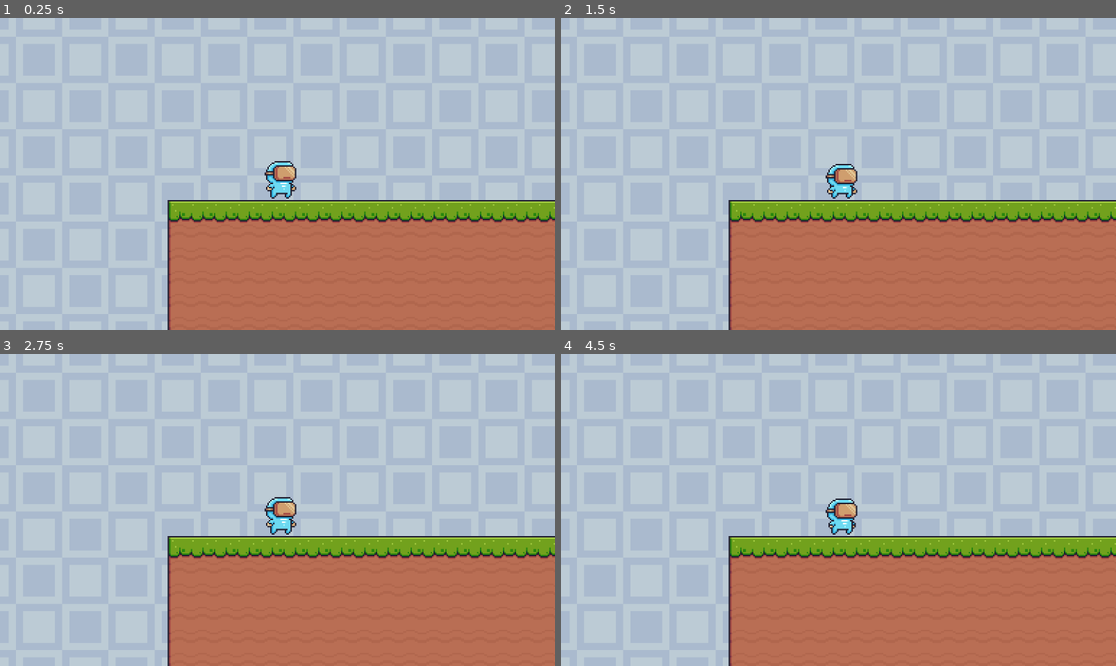
Above: before the commit, frames 1-4 (two rows, left to right).
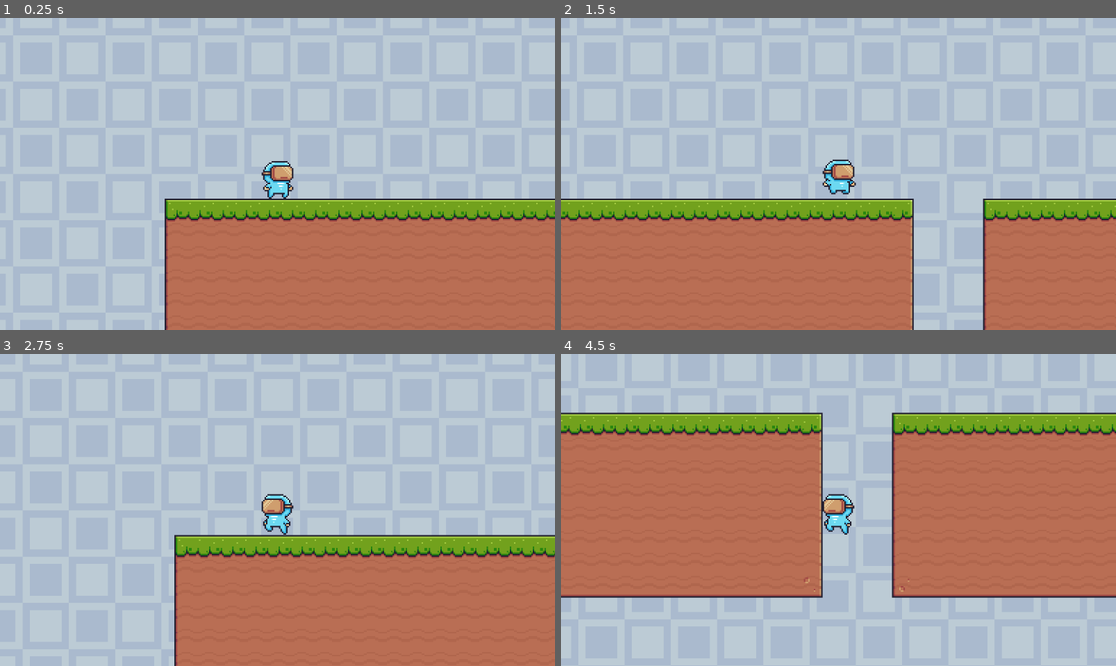
Above: after the commit, the same moments.

Repository: Zarlden/Syncronauts
Game: Godot game, scene res://Level/level_1.tscn
The game is run twice, just before and just after one commit, with the same random seed, the same clock (stepped at 60 frames per second) and the same inputs.
Inputs:
- Up to frame 1 (0.25 s): no input
- Up to frame 2 (1.5 s): hold D (Right) from 0.53 s (still down); tap Space (Jump) at 0.77 s
- Up to frame 3 (2.75 s): tap Space (Jump) at 1.52 s; release D (Right) at 2.03 s; hold A (Left) from 2.03 s (still down)
- Up to frame 4 (4.5 s): release A (Left) at 2.78 s; hold D (Right) 2.78-4.28 s; tap Space (Jump) at 3.02, 3.77 s; hold A (Left) from 4.28 s (still down)

The runs differ from the first frame. In frame 1, 3.3% of the frame differs, in the area x 29-100%, y 45-100%; in frame 2, 21%; in frame 3, 3.7%; in frame 4, 64%, in the area x 0-100%, y 18-100%.
Error before the commit: Parse Error: Identifier "colour" not declared in the current scope. (res://Player/PlayerAction.gd:15)

Commit message:
code

Diff:
--- a/Level/level_1.tscn
+++ b/Level/level_1.tscn
@@ -6,9 +6,7 @@
 [ext_resource type="PackedScene" uid="uid://tx2b8op8wdw5" path="res://Level/level_boundary.tscn" id="7_frwn5"]
 [ext_resource type="PackedScene" uid="uid://bqtpmqybxghfy" path="res://Interactable_Objects/checkpoint.tscn" id="7_o57h3"]
 [ext_resource type="PackedScene" uid="uid://ch6pmxvx21fnd" path="res://platform/movingPlatform.tscn" id="7_srvaw"]
-[ext_resource type="PackedScene" uid="uid://kg1u26jurwmi" path="res://Interactable_Objects/pressure_plate.tscn" id="8_3y1xg"]
 [ext_resource type="PackedScene" uid="uid://pouw3u2i4c6d" path="res://Interactable_Objects/goal.tscn" id="8_4cfu4"]
-[ext_resource type="PackedScene" uid="uid://bsiws3mb0k8nt" path="res://Interactable_Objects/Barrier/Barrier.tscn" id="8_wep5m"]
 
 [sub_resource type="TileSetAtlasSource" id="TileSetAtlasSource_vhq63"]
 texture = ExtResource("1_7l7et")
--- a/Player/PlayerAction.gd
+++ b/Player/PlayerAction.gd
@@ -4,7 +4,7 @@
 const SPEED = 200.0
 const JUMP_VELOCITY = -225.0
 const colourNode = preload("res://ColourNode.gd")
-const COLOR = colourNode.colourSet.BLUE
+var colour = colourNode.colourSet.BLUE
 
 # Get the gravity from the project settings to be synced with RigidBody nodes.
 var gravity = ProjectSettings.get_setting("physics/2d/default_gravity")
Not shown: 1 places in Interactable_Objects/Barrier/Barrier.tscn that only renumber resources
Not shown: 1 places in Level/level_1.tscn that only renumber resources
Not shown: 1 places in laser.tscn that only renumber resources
Not shown: 1 places in puddle.tscn that only renumber resources
